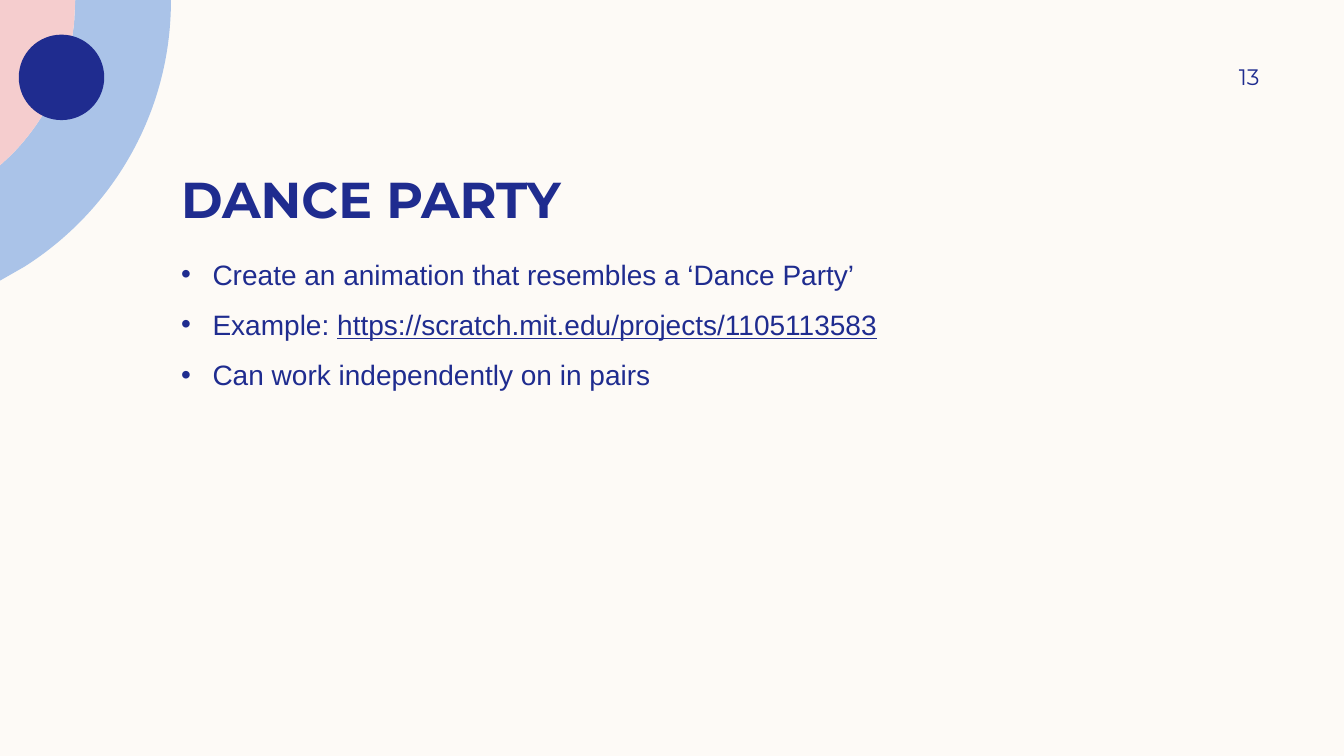
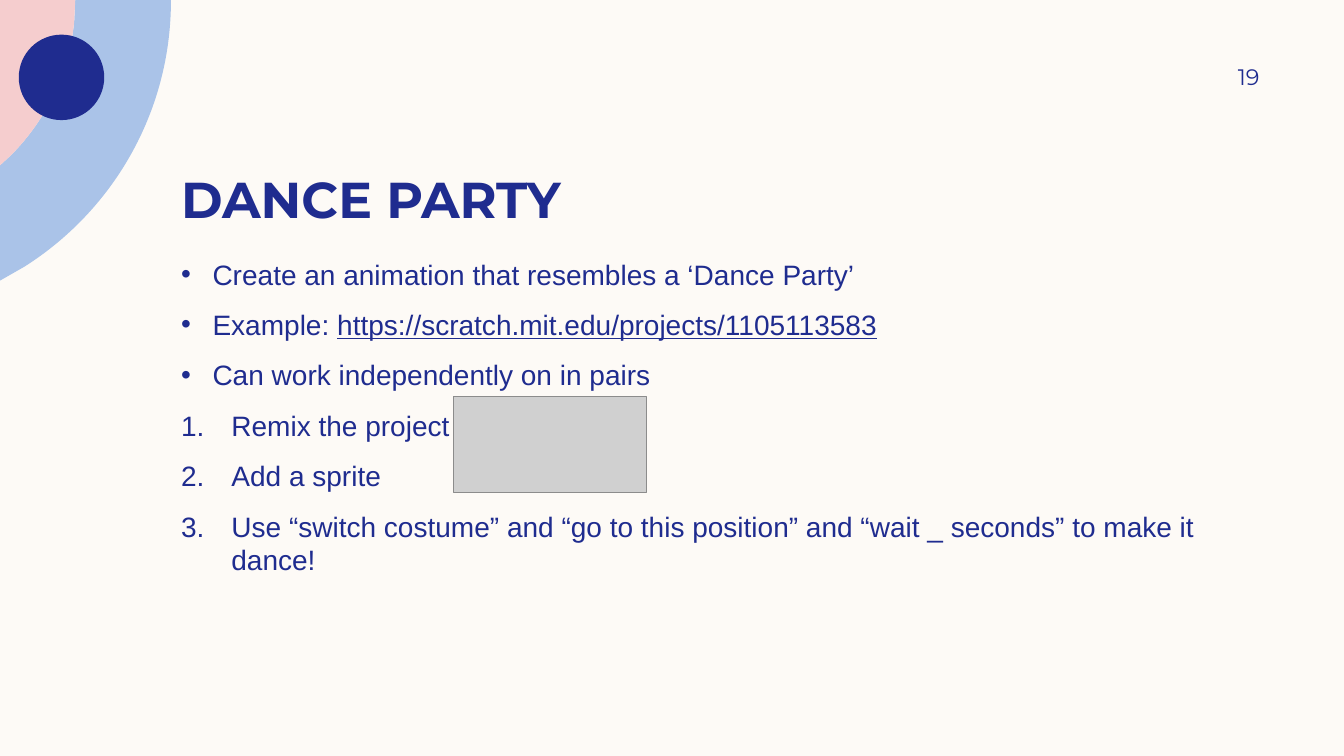
Before and after one commit to coding4girls/summercoding, a slide deck: slide 19 of Week 1 Curriculum.pptx (slide 13 before the commit). Drawn at 1344x756 pixels with LibreOffice and Linux fonts; fonts in the diff are those of the drawing; grey boxes stand for pictures. Boxes give left, top, right and bottom in pixels: in the first picture for what was removed or moved away, otherwise in the second. Text is boxed around its words. In the diff, an @@ line names an element or a change of style, - is before the commit and + after.

```diff
--- a/Week 1 Curriculum.pptx
+++ b/Week 1 Curriculum.pptx
@@ page number at [1238, 69, 1260, 85]: text changed @@
-13
+19
@@ text at [231, 415, 1194, 571]: paragraphs added @@
+1. Remix the project
+2. Add a sprite
+3. Use “switch costume” and “go to this position” and “wait _ seconds” to make it dance!
@@ picture added at [454, 397, 646, 493] @@
```
Also in this commit, not shown: 4 other slides changed, 8 slides added, 1 slide removed.
